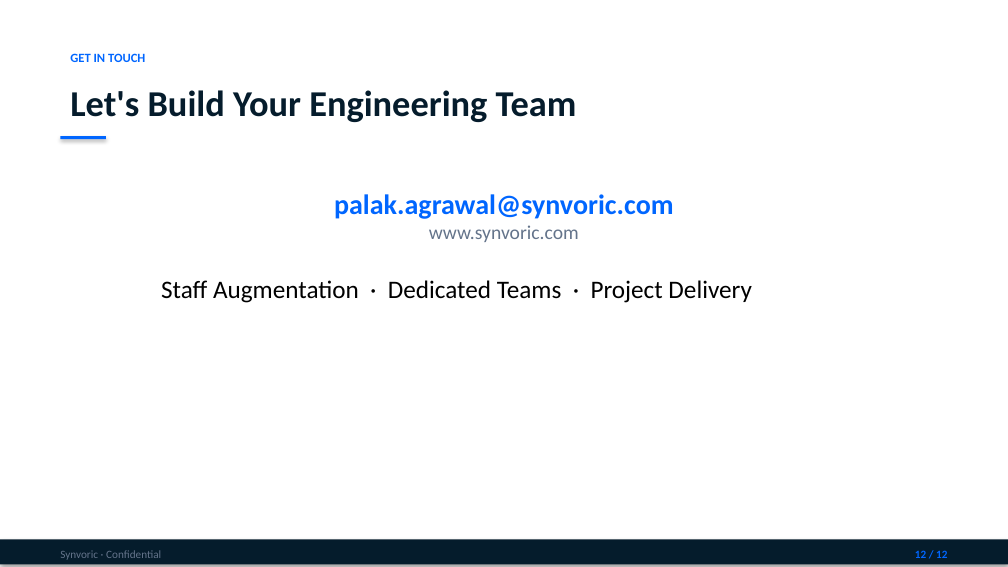
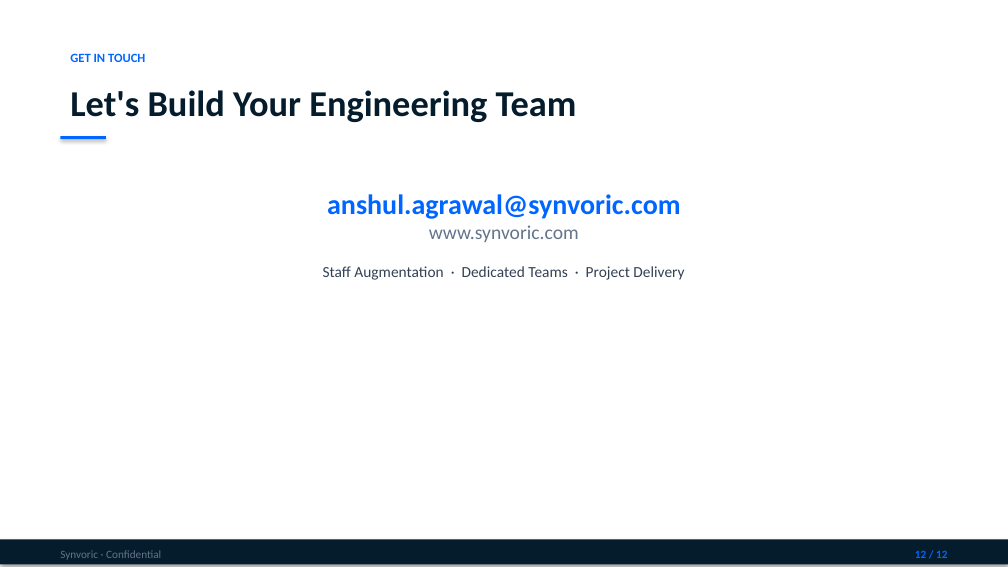
Before and after one commit to jyoti-creative-cards/jyoti-cards-erp, a slide deck: slide 12 of synvoric/assets/Synvoric-Capability-Deck.pptx. Drawn at 1008x567 pixels with LibreOffice and Linux fonts; fonts in the diff are those of the drawing. Boxes give left, top, right and bottom in pixels: in the first picture for what was removed or moved away, otherwise in the second. Text is boxed around its words. In the diff, an @@ line names an element or a change of style, - is before the commit and + after.

```diff
--- a/synvoric/assets/Synvoric-Capability-Deck.pptx
+++ b/synvoric/assets/Synvoric-Capability-Deck.pptx
@@ text at [327,194,681,219]: text changed @@
-palak.agrawal@synvoric.com
+anshul.agrawal@synvoric.com
@@ text at [323,266,684,280]: size 18 to 11 pt, text colour #000000 to #334155 in "Staff Augmentation · Dedicated Teams · Project ..."; alignment left to centre @@
```
Also in this commit, not shown: 1 other slide changed, 30 other files.
